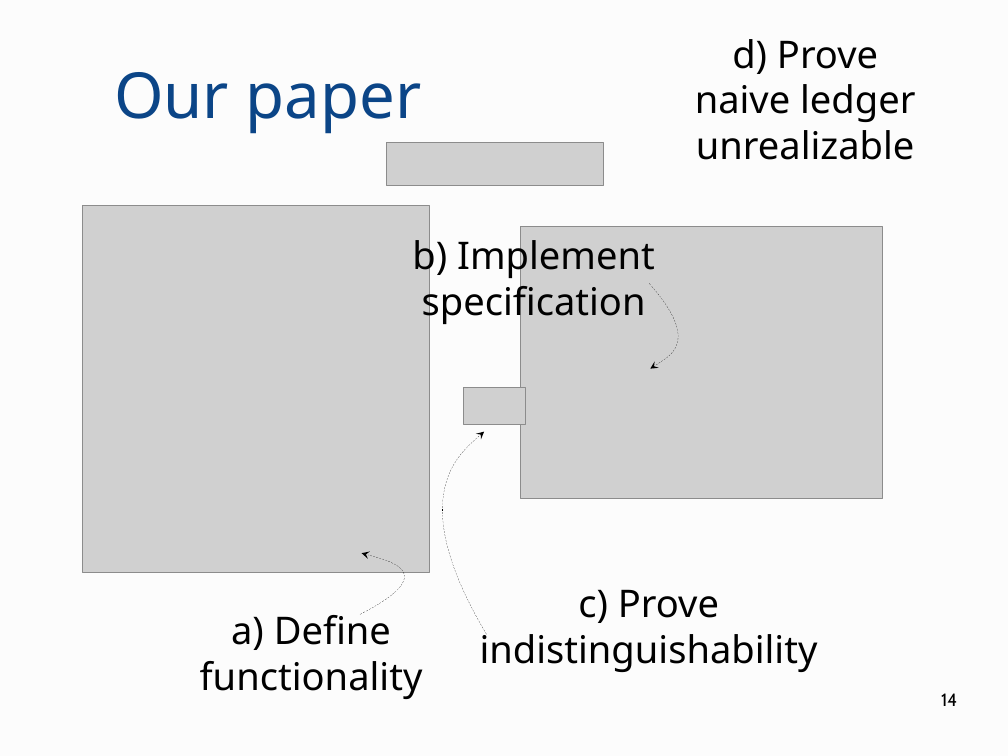
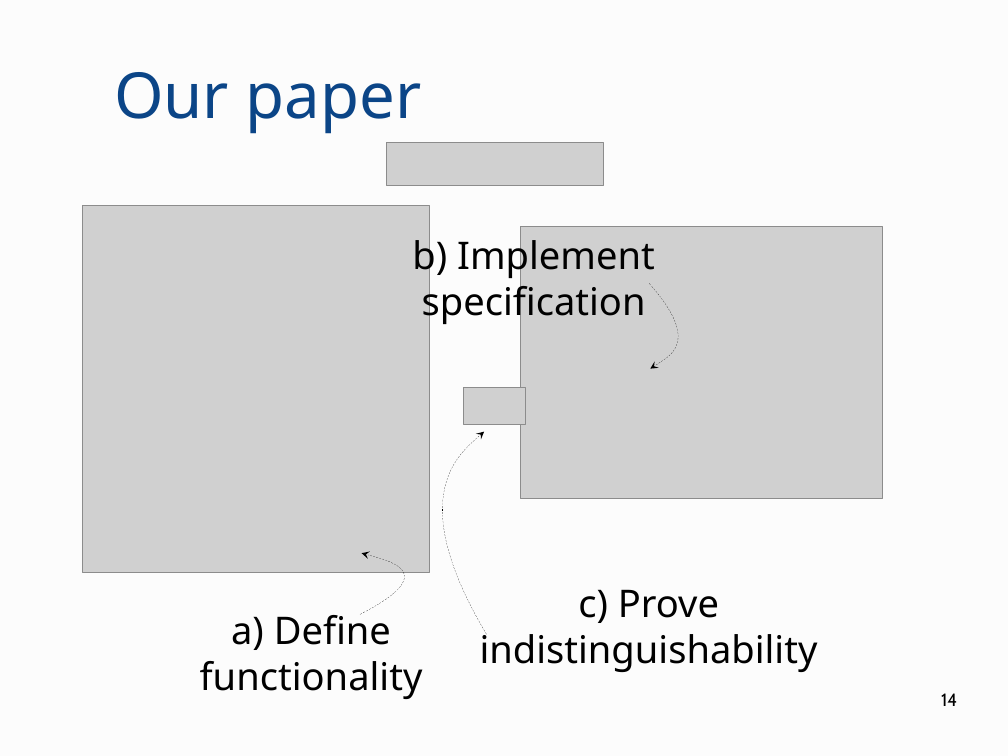
Before and after one commit to OrfeasLitos/PaymentChannels, a slide deck: slide 14 of paper-slides/presentation.odp. Drawn at 1008x756 pixels with LibreOffice and Linux fonts; fonts in the diff are those of the drawing; grey boxes stand for pictures. Boxes give left, top, right and bottom in pixels: in the first picture for what was removed or moved away, otherwise in the second. Text is boxed around its words. In the diff, an @@ line names an element or a change of style, - is before the commit and + after.

Commit message:
Improve paper-slides based on csf presentation

```diff
--- a/paper-slides/presentation.odp
+++ b/paper-slides/presentation.odp
@@ text removed at (695, 39, 915, 160) @@
-d) Prove naive ledger unrealizable
```
Also in this commit, not shown: 1 other slide changed, 3 slides added, 2 slides removed, 1 other file.
